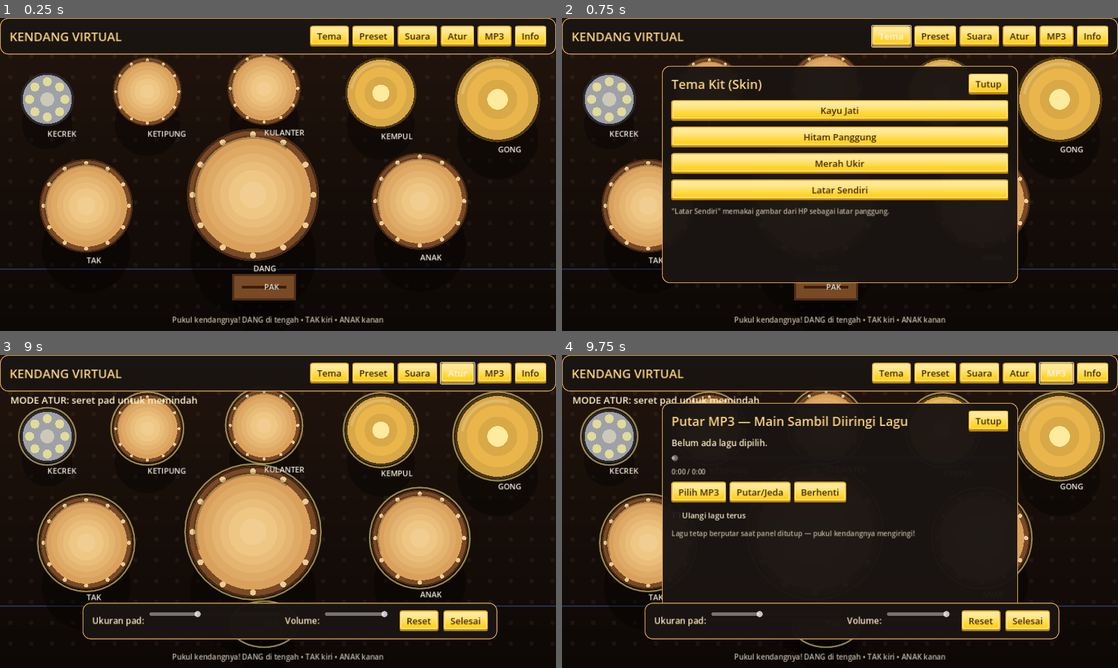
Above: before the commit, frames 1-4 (two rows, left to right).
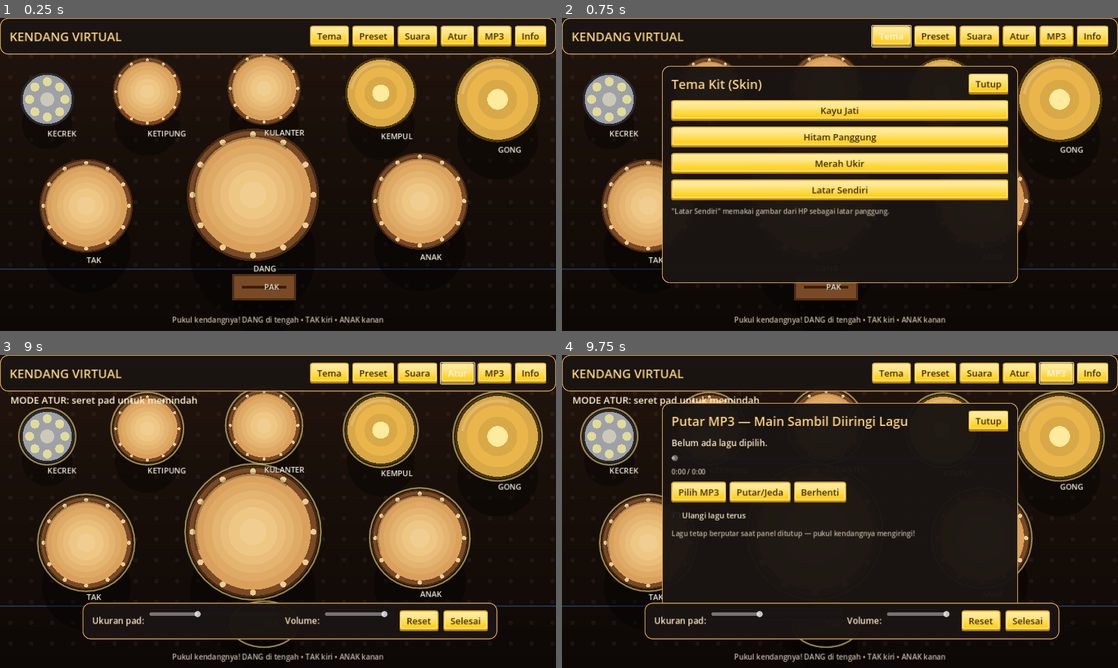
Above: after the commit, the same moments.

Repository: lnx645/kendang-tanjidor
Game: Godot game, scene res://main.tscn
Same seed, same stepped clock (60 frames per second), same inputs: the game is played once before the commit and once after it.
Inputs:
- Up to frame 1 (0.25 s): no input
- Up to frame 2 (0.75 s): click "Tema" at 0.5 s
- Up to frame 3 (9 s): click "Suara" at 1.25 s; click "Tes" at 2 s; click "Tes" at 2.75 s; click "Tes" at 3.5 s; click "Tes" at 4.25 s; click "Tes" at 5 s; click "Tes" at 5.75 s; click "Tes" at 6.5 s; click "Tes" at 7.25 s; click "Tes" at 8 s; click "Atur" at 8.75 s
- Up to frame 4 (9.75 s): click "MP3" at 9.5 s

The runs differ from the first frame. In frame 1, 0.2% of the frame differs, in the area x 8-94%, y 35-82%; in frame 2, less than 0.1%; in frame 3, 0.7%, in the area x 4-97%, y 11-81%; in frame 4, 0.3%.

Commit message:
v2.2: layar penuh dinamis mengikuti HP + latensi rendah (preload suara, output_latency 10, fps 120, area pukul longgar, gesek antar pad bunyi)

Diff:
--- a/main.gd
+++ b/main.gd
@@ -3,8 +3,9 @@
 ## Pukul langsung multi-sentuh. Custom: tema kit, audio per pad, posisi pad,
 ## preset (simpan/muat/hapus), dan pemutar MP3 pengiring.
 
-const LEBAR := 1280.0
-const TINGGI := 720.0
+var LEBAR := 1280.0
+var TINGGI := 720.0
+var jari_pad := {}
 const JALUR_SIMPAN := "user://pengaturan.cfg"
 const JALUR_PRESET := "user://preset.cfg"
 
@@ -94,6 +95,23 @@
 	muat_pengaturan()
 	terapkan_tema()
 	bangun_ui()
+	sesuaikan_ukuran()
+	get_tree().root.size_changed.connect(sesuaikan_ukuran)
+	Engine.max_fps = 120
+	for pad in pads:
+		pad["nada"] = muat_nada(pad)
+	queue_redraw()
+
+func sesuaikan_ukuran() -> void:
+	var sz := get_viewport().get_visible_rect().size
+	if sz.x > 100 and sz.y > 100:
+		LEBAR = sz.x
+		TINGGI = sz.y
+	for p in [panel_tema, panel_preset, panel_suara, panel_mp3, panel_tentang]:
+		if p:
+			p.position = Vector2((LEBAR - 820) / 2, (TINGGI - 500) / 2)
+	if bar_atur:
+		bar_atur.position = Vector2((LEBAR - 900) / 2, TINGGI - 150)
 	queue_redraw()
 
 func siapkan_pemain() -> void:
@@ -278,17 +296,23 @@
 	p.stream = nada
 	p.pitch_scale = rng.randf_range(0.97, 1.03)
 	p.play()
-	Input.vibrate_handheld(18)
+	Input.vibrate_handheld(12)
 	queue_redraw()
 
-func pad_di(pos: Vector2) -> Dictionary:
+func geo(pad: Dictionary) -> Dictionary:
+	var rx := float(pad["rx"]) * float(pad["skala"]) * LEBAR
+	var ry := rx
+	if String(pad["def"]["bentuk"]) == "blok":
+		ry = float(pad["ry"]) * float(pad["skala"]) * TINGGI
+	return {"c": Vector2(float(pad["x"]) * LEBAR, float(pad["y"]) * TINGGI), "rx": rx, "ry": ry}
+
+func pad_di(pos: Vector2, longgar: bool = false) -> Dictionary:
+	var faktor := 1.12 if longgar else 1.0
 	for i in range(pads.size() - 1, -1, -1):
 		var pad: Dictionary = pads[i]
-		var cx := float(pad["x"]) * LEBAR
-		var cy := float(pad["y"]) * TINGGI
-		var rx := float(pad["rx"]) * float(pad["skala"]) * LEBAR
-		var ry := float(pad["ry"]) * float(pad["skala"]) * TINGGI
-		var d := Vector2((pos.x - cx) / maxf(rx, 1.0), (pos.y - cy) / maxf(ry, 1.0))
+		var g := geo(pad)
+		var t: Vector2 = g["c"]
+		var d := Vector2((pos.x - t.x) / maxf(float(g["rx"]) * faktor, 1.0), (pos.y - t.y) / maxf(float(g["ry"]) * faktor, 1.0))
 		if d.length() <= 1.0:
 			return pad
 	return {}
@@ -308,13 +332,21 @@
 						penggeser_ukuran.value = float(pad["skala"])
 					queue_redraw()
 			else:
-				var pad2 := pad_di(st.position)
+				var pad2 := pad_di(st.position, true)
 				if not pad2.is_empty():
 					pukul(pad2)
+					jari_pad[st.index] = String(pad2["def"]["id"])
 		else:
+			jari_pad.erase(st.index)
 			if modus_atur and not pad_seret.is_empty():
 				pad_seret = {}
 				simpan_pengaturan()
+	elif kejadian is InputEventScreenDrag and not modus_atur and panel_terbuka == "":
+		var sd2 := kejadian as InputEventScreenDrag
+		var pad5 := pad_di(sd2.position, true)
+		if not pad5.is_empty() and String(jari_pad.get(sd2.index, "")) != String(pad5["def"]["id"]):
+			pukul(pad5)
+			jari_pad[sd2.index] = String(pad5["def"]["id"])
 	elif kejadian is InputEventScreenDrag and modus_atur and not pad_seret.is_empty():
 		var sd := kejadian as InputEventScreenDrag
 		pad_seret["x"] = clampf(sd.position.x / LEBAR, 0.03, 0.97)
@@ -333,7 +365,7 @@
 							penggeser_ukuran.value = float(pad3["skala"])
 						queue_redraw()
 				else:
-					var pad4 := pad_di(mb.position)
+					var pad4 := pad_di(mb.position, true)
 					if not pad4.is_empty():
 						pukul(pad4)
 			else:
@@ -409,8 +441,9 @@
 
 func gambar_nama(pad: Dictionary) -> void:
 	var def: Dictionary = pad["def"]
-	var tengah := Vector2(float(pad["x"]) * LEBAR, float(pad["y"]) * TINGGI)
-	var ry := float(pad["ry"]) * float(pad["skala"]) * TINGGI
+	var g := geo(pad)
+	var tengah: Vector2 = g["c"]
+	var ry := float(g["ry"])
 	var geser := ry + 24
 	if String(def["id"]) == "pak":
 		geser = 6
@@ -421,11 +454,10 @@
 func gambar_pad(pad: Dictionary) -> void:
 	var def: Dictionary = pad["def"]
 	var p := palet()
-	var cx := float(pad["x"]) * LEBAR
-	var cy := float(pad["y"]) * TINGGI
-	var rx := float(pad["rx"]) * float(pad["skala"]) * LEBAR
-	var ry := float(pad["ry"]) * float(pad["skala"]) * TINGGI
-	var tengah := Vector2(cx, cy)
+	var g := geo(pad)
+	var tengah: Vector2 = g["c"]
+	var rx := float(g["rx"])
+	var ry := float(g["ry"])
 	var kedip := float(pad["kedip"])
 	var bentuk := String(def["bentuk"])
 	var r := rx  # pad bulat: rx (px) dipakai sebagai jari-jari visual
@@ -839,7 +871,7 @@
 	panel_tentang.add_child(v)
 	kepala_panel("Tentang & Kredit", v)
 	var isi := Label.new()
-	isi.text = "Kendang Virtual v2.1 — kit Kendang Bajidor (Sunda) tampak at …(358 unchanged characters)…
+	isi.text = "Kendang Virtual v2.2 — kit Kendang Bajidor (Sunda) tampak at …(358 unchanged characters)…
 	isi.autowrap_mode = TextServer.AUTOWRAP_WORD_SMART
 	isi.add_theme_font_size_override("font_size", 18)
 	isi.add_theme_color_override("font_color", Color(0.95, 0.9, 0.8))
--- a/project.godot
+++ b/project.godot
@@ -8,6 +8,10 @@
 run/main_scene="res://main.tscn"
 config/features=PackedStringArray("4.3", "GL Compatibility")
 config/icon="res://icon.svg"
+
+[audio]
+
+driver/output_latency=10
 
 [display]
 
@@ -20,5 +24,6 @@
 [rendering]
 
 textures/vram_compression/import_etc2_astc=true
+environment/defaults/default_clear_color=Color(0.02, 0.02, 0.03, 1)
 renderer/rendering_method="gl_compatibility"
 renderer/rendering_method.mobile="gl_compatibility"
Not shown, changed: export_presets.cfg
